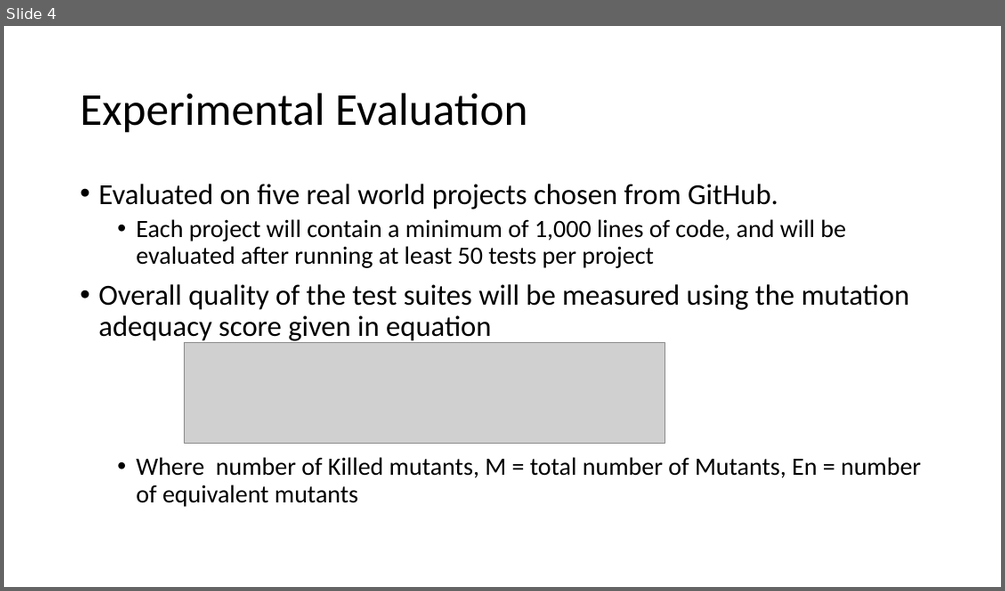
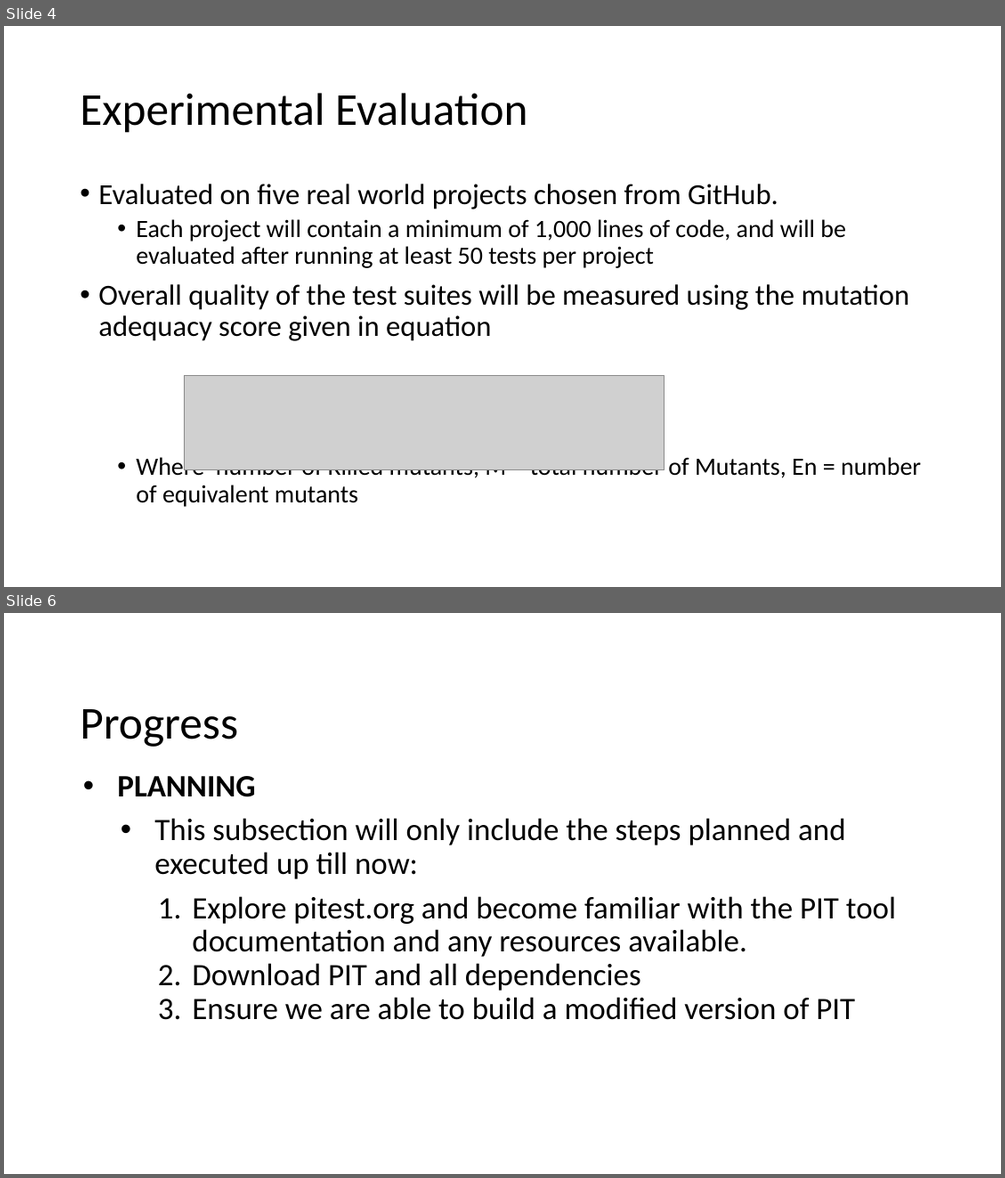
Before and after one commit to matthewbachelder/cs6367, a slide deck: Midterm_Presentation.pptx. Shown one above the other, each under a label of ours: slide 4 before the commit, slides 4 and 6 after it; the slides between them are not shown. The pictures are 1005x591 and 1005x1178 pixels, drawn with LibreOffice and Linux fonts; fonts in the diff are those of the drawing; grey boxes stand for pictures. Boxes give left, top, right and bottom in pixels: in the first picture for what was removed or moved away, otherwise in the second. Text is boxed around its words. In the diff, an @@ line names an element or a change of style, - is before the commit and + after.

```diff
--- a/Midterm_Presentation.pptx
+++ b/Midterm_Presentation.pptx
@@ slide 6 added at box(4, 613, 1001, 1174), background #FFFFFF @@
@@ title added at box(80, 709, 238, 747), 44 pt, text #000000 @@
+Progress
@@ text added at box(117, 776, 896, 1020), 30 pt, text #000000 @@
+• PLANNING
+  • This subsection will only include the steps planned and executed up till now:
+1. Explore pitest.org and become familiar with the PIT tool documentation and any resources available.
+2. Download PIT and all dependencies
+3. Ensure we are able to build a modified version of PIT
@@ slide 4 changed as well @@
@@ text "Evaluated on five real world ..." at box(98, 184, 921, 507): less space between paragraphs @@
@@ picture: place and size @@
-picture at box(184, 342, 664, 443)
+picture at box(184, 376, 663, 469)
```
Also in this commit, not shown: 4 other slides changed, 8 other slides added.
